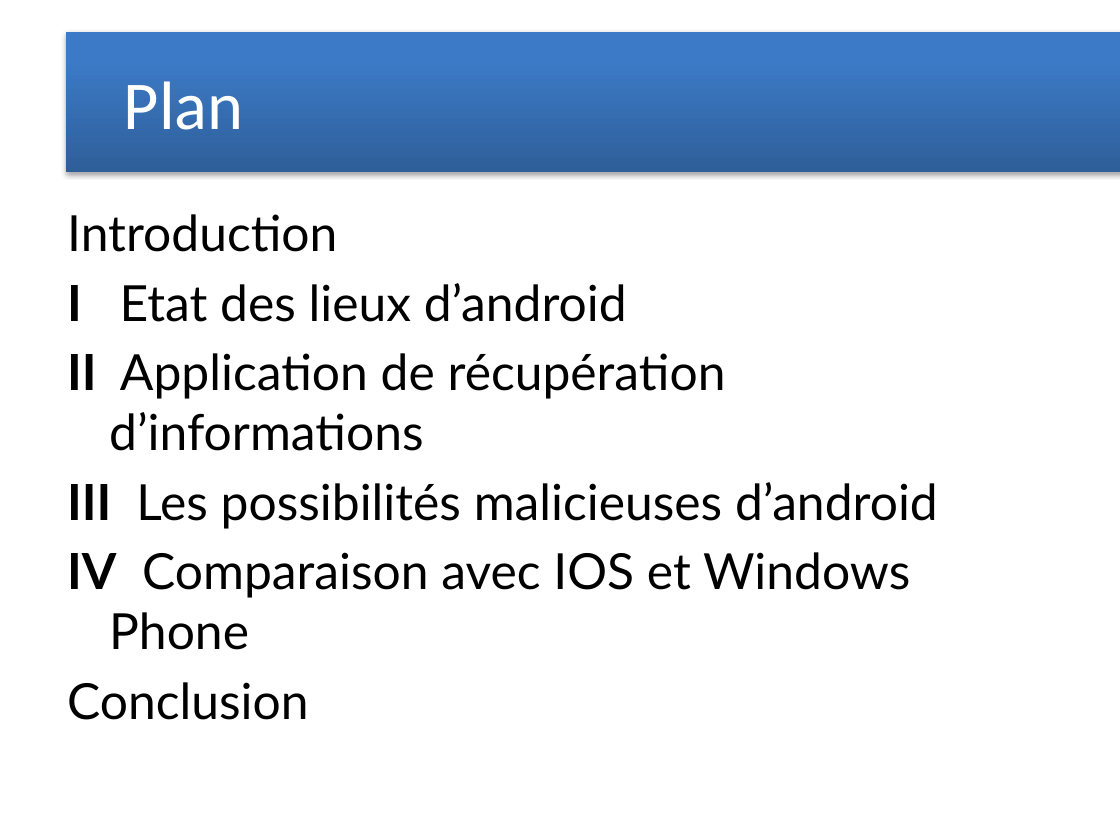
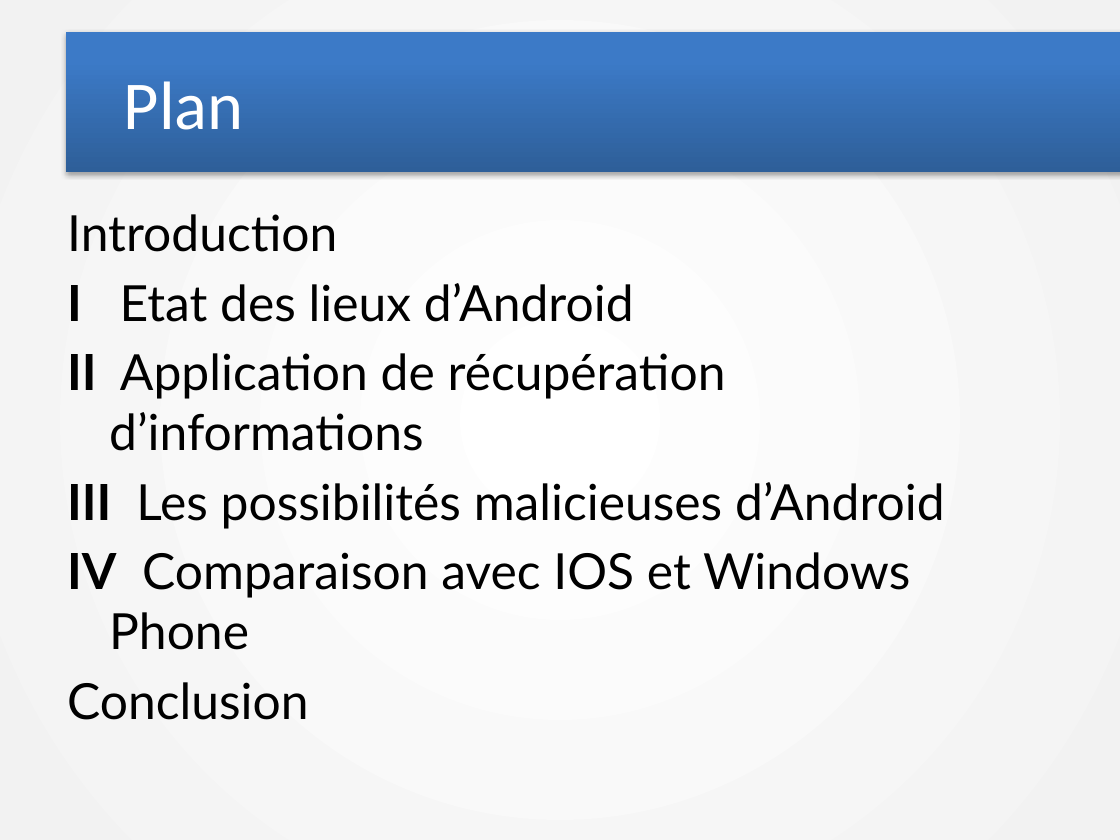
Before and after one commit to Syst54/UqacSecurite, a slide deck: slide 2 of Présentation1.pptx. Drawn at 1120x840 pixels with LibreOffice and Linux fonts; fonts in the diff are those of the drawing. Boxes give left, top, right and bottom in pixels: in the first picture for what was removed or moved away, otherwise in the second. Text is boxed around its words. In the diff, an @@ line names an element or a change of style, - is before the commit and + after.

```diff
--- a/Présentation1.pptx
+++ b/Présentation1.pptx
@@ background #FFFFFF to gradient #FFFFFF to #F2F2F2 @@
@@ text at (67, 283, 634, 322): text changed @@
-I Etat des lieux d’android
+I Etat des lieux d’Android
@@ text at (67, 482, 945, 529): text changed @@
-III Les possibilités malicieuses d’android
+III Les possibilités malicieuses d’Android
```
Also in this commit, not shown: 15 other slides changed, 2 slides added, 1 slide removed, 2 other files.
